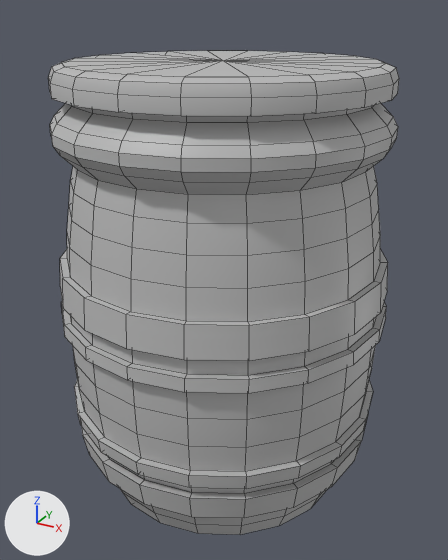
Two versions of the FBX model Assets/Environment/barrel.fbx, one commit apart.
Camera for both pictures: a camera (50 mm lens) standing at (2.77, -5.03, 4.42) and looking at (0.03, -0.04, 1.92). The axes (+X, +Y, +Z) are drawn at lower left. The lights are the same throughout. Mesh edges are drawn as thin lines.
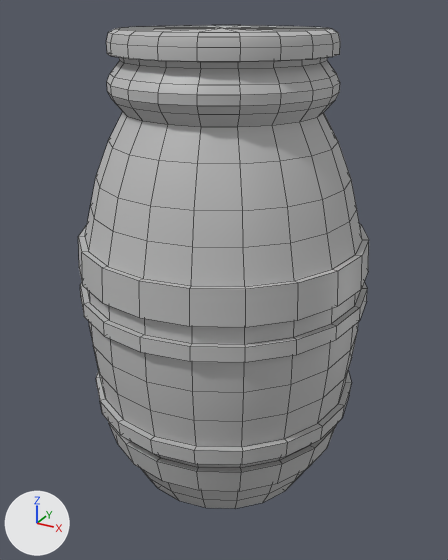
Pixel boxes (x1, y1, x2, y2) of what changed, in the pictures (448 x 560 px; the box of a moved part takes in the faces that stretch with it):
'pCylinder2', reshaped, rescaled (17% narrower)
    before: (48, 51, 399, 535)
    after: (78, 25, 369, 508)
part 1 of me_mesh, moved or reshaped
    before: (48, 51, 399, 322)
    after: (85, 25, 362, 287)
part 2 of me_mesh, moved or reshaped
    before: (74, 345, 376, 535)
    after: (93, 333, 357, 508)

The edits, one by one:
me_mesh is used by ob_pcylinder2; location (0.0, 0.0, -0.2); rotation (1.571, 0.0, 0.0), in degrees (90, 0, 0); scale (1.35, 2.07, 1.35).
me_mesh had 722 vertices, 740 faces and spanned x -1.2..1.2, y 0.0..2.02, z -1.2..1.2.
me_mesh now has 722 vertices, 740 faces and spans x -1.2..1.2, y 0.0..1.97, z -1.2..1.2.
me_mesh part 1: 321 of 722 vertices moved; they spanned x -1.14..1.14, y 1.29..2.02, z -1.14..1.14 and now span x -1.05..1.05, y 1.29..1.97, z -1.05..1.05; mean shift (0.0, -0.01, 0.0); largest move (0.0, 1.73, -1.14) -> (0.0, 1.75, -0.86).
me_mesh part 2: 220 of 722 vertices moved; they spanned x -1.17..1.17, y 0.0..0.6, z -1.17..1.17 and now span x -1.14..1.14, y 0.0..0.6, z -1.14..1.14; mean shift (0.0, 0.0, 0.0); largest move (0.56, 0.0, -0.77) -> (0.47, 0.0, -0.64).
Object 'pCylinder2' (ob_pcylinder2) is rescaled from (1.35, 2.07, 1.35) to (1.19, 2.25, 1.19).
